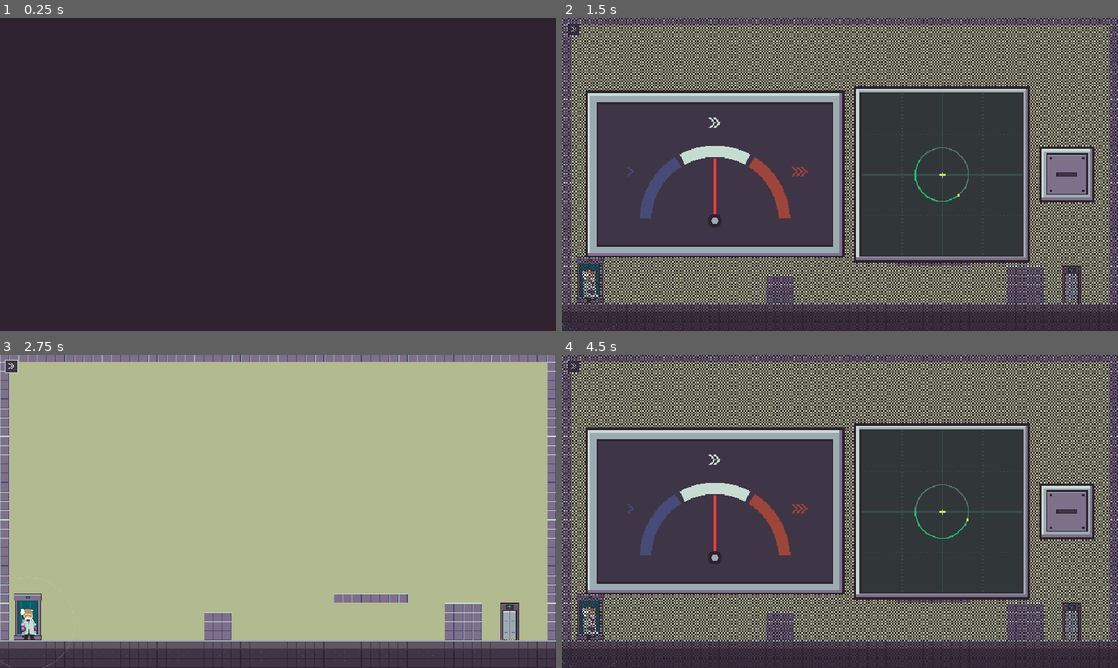
Above: before the commit, frames 1-4 (two rows, left to right).
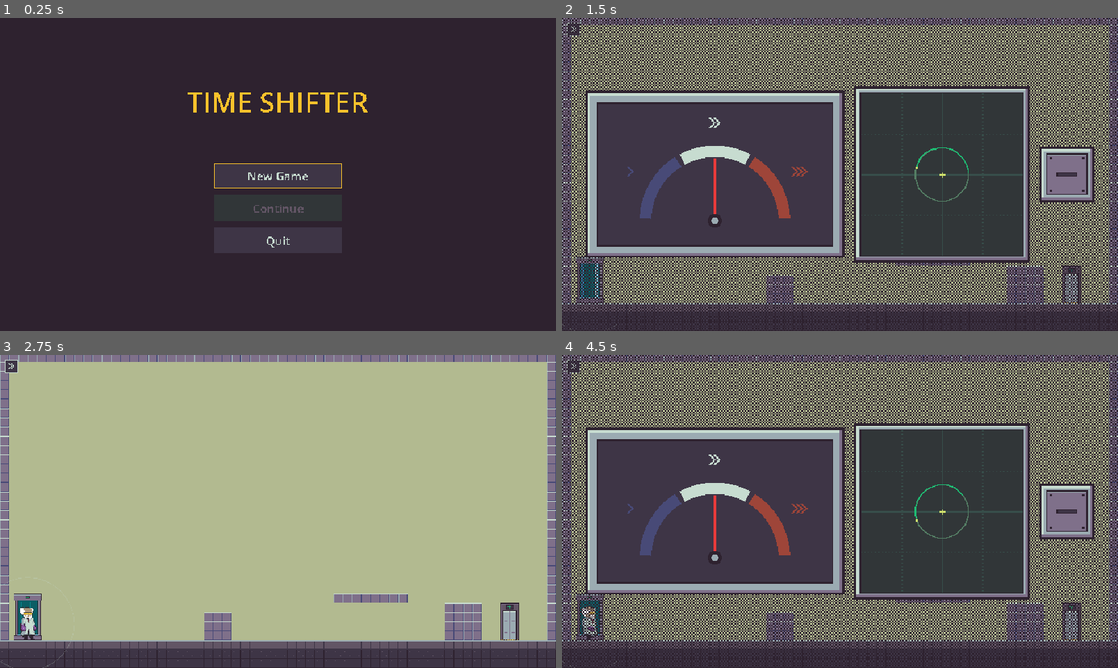
Above: after the commit, the same moments.

Repository: Nidrakon/game-off-2026
Game: Godot game, scene res://scenes/ui/title_screen.tscn
Two runs of this game, one before a commit and one after it. Both use one fixed random seed, a clock stepped at 60 frames per second and the inputs below. Before the commit the project starts from res://scenes/boot.tscn.
Inputs (mouse positions are in pixels of both pictures, inside the frame that each line leads up to):
- Up to frame 1 (0.25 s): no input
- Up to frame 2 (1.5 s): click (840, 174) at 0.5 s, where only the run after the commit has a clickable "New Game"; tap Enter at 1.25 s; move the mouse to (962, 158) at 1.27 s; hold D (move_right) from 1.28 s (still down); hold Shift (time_shifter_panel) from 1.28 s (still down); click (962, 158) at 1.42 s
- Up to frame 3 (2.75 s): tap Space (jump) at 1.52, 2 s; release D (move_right) at 2 s; release Shift (time_shifter_panel) at 2 s; drag from (155, 511) to (511, 627) at 2.02 s
- Up to frame 4 (4.5 s): move the mouse to (895, 442) at 2.77 s; hold A (move_left) 2.78-3.5 s; hold Shift (time_shifter_panel) 2.78-3.5 s; click (895, 442) at 2.92 s; tap Enter at 3.5 s; drag from (940, 511) to (673, 464) at 3.52 s; move the mouse to (1006, 558) at 4.27 s; hold D (move_right) from 4.28 s (still down); hold Shift (time_shifter_panel) from 4.28 s (still down); click (1006, 558) at 4.42 s

The runs differ from the first frame. In frame 1, 1.1% of the frame differs, in the area x 33-67%, y 23-74%; in frame 2, 0.2%; in frame 3, 0.1%; in frame 4, 0.1%.

Commit message:
Step 16: Title screen, save and load, test scenarios (v0.38)
- Title screen as main scene: New Game with confirmation, Continue, Quit (hidden on web)
- SaveGame autoload: JSON save in user:// with version, level, upgrades, flags; autosave at level start
- Dev menu: main menu, test scenarios with test mode, save state as scenario

Co-Authored-By: Claude Opus 5.5 <noreply@anthropic.com>

Diff:
--- /dev/null
+++ b/data/dev_scenarios/example_2_all_upgrades.json
@@ -0,0 +1,8 @@
+{
+	"name": "Example 2, all upgrades",
+	"order": 20,
+	"based_on": "new_game",
+	"scene": "res://scenes/levels/level_example_2.tscn",
+	"marker": "",
+	"save": { "upgrades": ["upgrade_radius", "upgrade_shape"], "flags": [] }
+}
--- /dev/null
+++ b/data/dev_scenarios/new_game.json
@@ -0,0 +1,7 @@
+{
+	"name": "New game",
+	"order": 0,
+	"scene": "res://scenes/levels/level_example_1.tscn",
+	"marker": "",
+	"save": { "upgrades": [], "flags": [] }
+}
--- /dev/null
+++ b/dialogues/menu.json
@@ -0,0 +1,9 @@
+{
+	"menu_title": "TIME SHIFTER",
+	"menu_new_game": "New Game",
+	"menu_continue": "Continue",
+	"menu_quit": "Quit",
+	"menu_confirm_new_game": "Start a new game?\nYour saved progress will be lost.",
+	"menu_yes": "Yes",
+	"menu_no": "No"
+}
--- a/project.godot
+++ b/project.godot
@@ -11,7 +11,7 @@
 [application]
 
 config/name="Time Shifter"
-run/main_scene="res://scenes/boot.tscn"
+run/main_scene="res://scenes/ui/title_screen.tscn"
 config/features=PackedStringArray("4.8", "GL Compatibility")
 boot_splash/bg_color=Color(0.18039216, 0.13333334, 0.18431373, 1)
 boot_splash/show_image=false
@@ -20,6 +20,7 @@
 
 Upgrades="*res://scripts/autoload/upgrades.gd"
 LevelFlow="*res://scripts/autoload/level_flow.gd"
+SaveGame="*res://scripts/autoload/save_game.gd"
 DevMenu="*res://scripts/autoload/dev_menu.gd"
 
 [display]
--- a/scenes/boot.tscn
+++ /dev/null
@@ -1,6 +0,0 @@
-[gd_scene load_steps=2 format=3]
-
-[ext_resource type="Script" path="res://scripts/levels/boot.gd" id="1_script"]
-
-[node name="Boot" type="Node"]
-script = ExtResource("1_script")
--- /dev/null
+++ b/scenes/ui/title_screen.tscn
@@ -0,0 +1,99 @@
+[gd_scene load_steps=2 format=3]
+
+[ext_resource type="Script" path="res://scripts/ui/title_screen.gd" id="1_script"]
+
+[node name="TitleScreen" type="Control"]
+process_mode = 3
+layout_mode = 3
+anchors_preset = 15
+anchor_right = 1.0
+anchor_bottom = 1.0
+grow_horizontal = 2
+grow_vertical = 2
+script = ExtResource("1_script")
+
+[node name="Background" type="ColorRect" parent="."]
+layout_mode = 1
+anchors_preset = 15
+anchor_right = 1.0
+anchor_bottom = 1.0
+grow_horizontal = 2
+grow_vertical = 2
+mouse_filter = 2
+color = Color(0.18039216, 0.13333334, 0.18431373, 1)
+
+[node name="Title" type="Label" parent="."]
+layout_mode = 1
+anchors_preset = 10
+anchor_right = 1.0
+offset_top = 110.0
+offset_bottom = 180.0
+grow_horizontal = 2
+text = "TIME SHIFTER"
+horizontal_alignment = 1
+vertical_alignment = 1
+
+[node name="Buttons" type="VBoxContainer" parent="."]
+layout_mode = 1
+anchors_preset = 5
+anchor_left = 0.5
+anchor_right = 0.5
+offset_left = -110.0
+offset_top = 250.0
+offset_right = 110.0
+offset_bottom = 420.0
+grow_horizontal = 2
+theme_override_constants/separation = 12
+
+[node name="NewGame" type="Button" parent="Buttons"]
+layout_mode = 2
+text = "New Game"
+
+[node name="Continue" type="Button" parent="Buttons"]
+layout_mode = 2
+text = "Continue"
+
+[node name="Quit" type="Button" parent="Buttons"]
+layout_mode = 2
+text = "Quit"
+
+[node name="Confirm" type="PanelContainer" parent="."]
+visible = false
+layout_mode = 1
+anchors_preset = 8
+anchor_left = 0.5
+anchor_top = 0.5
+anchor_right = 0.5
+anchor_bottom = 0.5
+offset_left = -190.0
+offset_top = -80.0
+offset_right = 190.0
+offset_bottom = 80.0
+grow_horizontal = 2
+grow_vertical = 2
+
+[node name="Box" type="VBoxContainer" parent="Confirm"]
+layout_mode = 2
+theme_override_constants/separation = 16
+alignment = 1
+
+[node name="Text" type="Label" parent="Confirm/Box"]
+layout_mode = 2
+text = "Start a new game?"
+horizontal_alignment = 1
+autowrap_mode = 3
+
+[node name="Answers" type="HBoxContainer" parent="Confirm/Box"]
+layout_mode = 2
+theme_override_constants/separation = 16
+alignment = 1
+
+[node name="Yes" type="Button" parent="Confirm/Box/Answers"]
+custom_minimum_size = Vector2(100, 0)
+layout_mode = 2
+text = "Yes"
+
+[node name="No" type="Button" parent="Confirm/Box/Answers"]
+custom_minimum_size = Vector2(100, 0)
+layout_mode = 2
+text = "No"
--- a/scripts/autoload/dev_menu.gd
+++ b/scripts/autoload/dev_menu.gd
@@ -6,12 +6,19 @@
 ## - F1: Menue oeffnen/schliessen (Spiel pausiert).
 ## - Strg + Linksklick: Professor an die Mausposition setzen (Teleport).
 ## - Unverwundbar, Zeit-Markierungen, Level neu starten, Level-Auswahl,
-##   alle Upgrades freischalten bzw. zuruecksetzen.
+##   alle Upgrades freischalten bzw. zuruecksetzen, Hauptmenue.
+## - Test-Szenarien (data/dev_scenarios/*.json): laden einen Spielstand und
+##   ein Level, als haette man bis dahin gespielt. Danach laeuft der
+##   Testmodus (gespeichert wird in eine Testdatei, der echte Spielstand
+##   bleibt unberuehrt). "Save state as scenario" legt aus dem aktuellen
+##   Stand ein neues Szenario an.
 ## Texte sind englisch und bewusst nicht in Datendateien: Das Menue ist kein
 ## Teil des Spiels.
 
 ## Ordner, deren Szenen in der Level-Auswahl erscheinen.
 const LEVEL_FOLDERS := ["res://scenes/levels", "res://scenes/test"]
+## Ordner der Test-Szenarien.
+const SCENARIO_FOLDER := "res://data/dev_scenarios"
 
 # Farben aus der Palette.
 const COLOR_BG := Color("2e222f")
@@ -31,6 +38,8 @@
 
 var _layer: CanvasLayer
 var _level_list: VBoxContainer
+var _scenario_list: VBoxContainer
+var _title_label: Label
 var _invulnerable_button: Button
 var _markers_button: Button
 
@@ -78,6 +87,8 @@
 	get_tree().paused = open
 	if open:
 		_fill_level_list()
+		_fill_scenario_list()
+		_title_label.text = "DEV MENU (F1)" + ("  -  TEST MODE" if SaveGame.test_mode else "")
 
 
 func _teleport_to(screen_position: Vector2) -> void:
@@ -98,6 +109,129 @@
 func _load_level(path: String) -> void:
 	_set_open(false)
 	get_tree().change_scene_to_file(path)
+
+
+func _go_to_main_menu() -> void:
+	_set_open(false)
+	LevelFlow.go_to(LevelFlow.TITLE_SCENE)
+
+
+## Alle Test-Szenarien. Schluessel = Kennung (Dateiname ohne Endung).
+func get_scenarios() -> Dictionary:
+	var result := {}
+	var dir := DirAccess.open(SCENARIO_FOLDER)
+	if dir == null:
+		return result
+	for file in dir.get_files():
+		if file.ends_with(".json"):
+			var data: Variant = JSON.parse_string(FileAccess.get_file_as_string(SCENARIO_FOLDER.path_join(file)))
+			if data is Dictionary:
+				result[file.get_basename()] = data
+	return result
+
+
+## Szenario mit allem, worauf es aufbaut ("based_on"), zusammengefuehrt.
+## Listen im Spielstand (Upgrades, Marken) werden vereinigt, sonst gilt der
+## Wert des Szenarios selbst.
+func resolve_scenario(id: String, all := {}, depth := 0) -> Dictionary:
+	if all.is_empty():
+		all = get_scenarios()
+	var own: Dictionary = all.get(id, {})
+	if own.is_empty() or depth > 16:
+		return {}
+	var result := {}
+	var save := {}
+	var base_id := str(own.get("based_on", ""))
+	if base_id != "":
+		result = resolve_scenario(base_id, all, depth + 1)
+		save = result.get("save", {}).duplicate(true)
+	for key in own:
+		if key != "save":
+			result[key] = own[key]
+	var own_save: Dictionary = own.get("save", {})
+	for key in own_save:
+		if own_save[key] is Array and save.get(key) is Array:
+			var merged: Array = save[key].duplicate()
+			for item in own_save[key]:
+				if not merged.has(item):
+					merged.append(item)
+			save[key] = merged
+		else:
+			save[key] = own_save[key]
+	result["save"] = save
+	return result
+
+
+## Laedt ein Test-Szenario: Spielstand uebernehmen, Testmodus an, Level laden,
+## Professor an den Startpunkt ("marker" bzw. "position") setzen.
+func load_scenario(id: String) -> void:
+	var data := resolve_scenario(id)
+	if data.is_empty():
+		push_warning("Szenario nicht gefunden: " + id)
+		return
+	_set_open(false)
+	SaveGame.test_mode = true
+	SaveGame.apply_data(data.get("save", {}))
+	LevelFlow.go_to(str(data.get("scene", "")))
+	await LevelFlow.level_changed
+	var professor := get_tree().get_first_node_in_group("player") as Node2D
+	if professor == null:
+		return
+	var marker := str(data.get("marker", ""))
+	var at: Node2D = null
+	if marker != "":
+		at = get_tree().current_scene.get_node_or_null(marker) as Node2D
+	if at:
+		professor.global_position = at.global_position
+	elif data.get("position") is Array and data.position.size() == 2:
+		professor.global_position = Vector2(data.position[0], data.position[1])
+
+
+## Legt aus dem aktuellen Stand ein neues Szenario an (Level, Position des
+## Professors, Spielstand). Gibt die Kennung zurueck.
+func save_state_as_scenario() -> String:
+	var scene := get_tree().current_scene
+	if scene == null:
+		return ""
+	var stamp := Time.get_datetime_string_from_system().replace(":", "").replace("-", "").replace("T", "_")
+	var id := "saved_" + stamp
+	var data := {
+		"name": "Saved %s (%s)" % [scene.scene_file_path.get_file().get_basename(), stamp],
+		"order": 100,
+		"scene": scene.scene_file_path,
+		"marker": "",
+		"save": SaveGame.get_data(),
+	}
+	var professor := get_tree().get_first_node_in_group("player") as Node2D
+	if professor:
+		data["position"] = [roundi(professor.global_position.x), roundi(professor.global_position.y)]
+	DirAccess.make_dir_recursive_absolute(SCENARIO_FOLDER)
+	var file := FileAccess.open(SCENARIO_FOLDER.path_join(id + ".json"), FileAccess.WRITE)
+	if file == null:
+		push_warning("Szenario kann nicht gespeichert werden.")
+		return ""
+	file.store_string(JSON.stringify(data, "\t"))
+	file.close()
+	if is_open:
+		_fill_scenario_list()
+	return id
+
+
+func _fill_scenario_list() -> void:
+	for child in _scenario_list.get_children():
+		child.queue_free()
+	var all := get_scenarios()
+	var ids := all.keys()
+	ids.sort_custom(func(a, b):
+		var oa := float(all[a].get("order", 0))
+		var ob := float(all[b].get("order", 0))
+		if oa != ob:
+			return oa < ob
+		return str(all[a].get("name", a)) < str(all[b].get("name", b)))
+	for id in ids:
+		var scenario_button := _make_button(str(all[id].get("name", id)))
+		scenario_button.pressed.connect(load_scenario.bind(id))
+		_scenario_list.add_child(scenario_button)
 
 
 ## Sucht alle Szenen in den Level-Ordnern und baut je einen Knopf.
@@ -126,16 +260,25 @@
 	add_child(_layer)
 
 	var panel := PanelContainer.new()
-	panel.position = Vector2(48, 48)
-	panel.custom_minimum_size = Vector2(280, 0)
+	panel.position = Vector2(24, 24)
 	panel.add_theme_stylebox_override("panel", _make_style(COLOR_BG, COLOR_BORDER, 8))
 	_layer.add_child(panel)
 
+	# Zwei Spalten: links Schalter und Aktionen, rechts Szenarien und Level.
+	var columns := HBoxContainer.new()
+	columns.add_theme_constant_override("separation", 16)
+	panel.add_child(columns)
 	var box := VBoxContainer.new()
 	box.add_theme_constant_override("separation", 6)
-	panel.add_child(box)
-
-	box.add_child(_make_label("DEV MENU (F1)", COLOR_TITLE))
+	box.custom_minimum_size = Vector2(260, 0)
+	columns.add_child(box)
+	var right := VBoxContainer.new()
+	right.add_theme_constant_override("separation", 6)
+	right.custom_minimum_size = Vector2(300, 0)
+	columns.add_child(right)
+
+	_title_label = _make_label("DEV MENU (F1)", COLOR_TITLE)
+	box.add_child(_title_label)
 
 	# Einfacher Umschaltknopf statt CheckButton: dessen Standard-Symbol hat
 	# geglaettete Kanten mit Farben ausserhalb der Palette.
@@ -163,16 +306,32 @@
 	reset_upgrades.pressed.connect(Upgrades.reset)
 	box.add_child(reset_upgrades)
 
-	box.add_child(_make_label("Levels", COLOR_TITLE))
+	var main_menu := _make_button("Main menu")
+	main_menu.pressed.connect(_go_to_main_menu)
+	box.add_child(main_menu)
+
+	box.add_child(_make_label("Ctrl + left click: teleport", COLOR_TEXT))
+
+	right.add_child(_make_label("Test scenarios", COLOR_TITLE))
+	var scenario_scroll := ScrollContainer.new()
+	scenario_scroll.custom_minimum_size = Vector2(0, 140)
+	scenario_scroll.horizontal_scroll_mode = ScrollContainer.SCROLL_MODE_DISABLED
+	right.add_child(scenario_scroll)
+	_scenario_list = VBoxContainer.new()
+	_scenario_list.size_flags_horizontal = Control.SIZE_EXPAND_FILL
+	scenario_scroll.add_child(_scenario_list)
+	var save_scenario := _make_button("Save state as scenario")
+	save_scenario.pressed.connect(save_state_as_scenario)
+	right.add_child(save_scenario)
+
+	right.add_child(_make_label("Levels", COLOR_TITLE))
 	var scroll := ScrollContainer.new()
 	scroll.custom_minimum_size = Vector2(0, 160)
 	scroll.horizontal_scroll_mode = ScrollContainer.SCROLL_MODE_DISABLED
-	box.add_child(scroll)
+	right.add_child(scroll)
 	_level_list = VBoxContainer.new()
 	_level_list.size_flags_horizontal = Control.SIZE_EXPAND_FILL
 	scroll.add_child(_level_list)
-
-	box.add_child(_make_label("Ctrl + left click: teleport", COLOR_TEXT))
 
 
 func _make_label(text: String, color: Color) -> Label:
--- a/scripts/autoload/level_flow.gd
+++ b/scripts/autoload/level_flow.gd
@@ -12,6 +12,8 @@
 
 ## Datei mit der Reihenfolge.
 const ORDER_FILE := "res://data/level_order.tres"
+## Titelbildschirm (Hauptmenue).
+const TITLE_SCENE := "res://scenes/ui/title_screen.tscn"
 ## Bildschirm nach dem letzten Level (vorlaeufig, bis das Ende gebaut ist).
 const END_SCENE := "res://scenes/ui/end_placeholder.tscn"
 ## Dauer je Abblend-Stufe (Sekunden).
@@ -96,6 +98,8 @@
 
 ## Abblenden (cover = true) bzw. wieder aufblenden.
 func _fade(cover: bool) -> void:
+	if _layer == null:
+		_build_overlay()
 	_layer.visible = true
 	if cover:
 		_dither.visible = true
@@ -110,6 +114,8 @@
 
 
 func _build_overlay() -> void:
+	if _layer != null:
+		return
 	_layer = CanvasLayer.new()
 	_layer.layer = 90
 	_layer.visible = false
--- /dev/null
+++ b/scripts/autoload/save_game.gd
@@ -0,0 +1,142 @@
+extends Node
+## Spielstand (Doku 2.7), globales System (Autoload "SaveGame"). Die einzige
+## Stelle im Code, die speichert und laedt.
+##
+## - Ein Spielstand als JSON-Datei in user:// (im Browser speichert Godot
+##   user:// dauerhaft im Browser-Speicher).
+## - Gespeichert wird automatisch zu Beginn jedes Levels aus der
+##   Levelreihenfolge (Level-Vorlage meldet sich hier).
+## - Inhalt: Versionsnummer, erreichtes Level (Kennung), freigeschaltete
+##   Upgrades, Fortschrittsmarken (Story Flags).
+## - Fehlt die Datei oder ist sie beschaedigt, gibt es keinen Spielstand
+##   (Continue ausgegraut); eine beschaedigte Datei wird als .bak beiseite
+##   gelegt.
+## - Testmodus (Entwickler-Menue, Doku 1.9): Nach dem Laden eines
+##   Test-Szenarios wird in eine eigene Testdatei gespeichert, der echte
+##   Spielstand bleibt unberuehrt.
+
+## Wird gesendet, nachdem gespeichert wurde.
+signal saved
+
+## Aktuelle Version des Spielstand-Formats. Bei Aenderungen erhoehen und in
+## _upgrade_data() alte Staende umwandeln.
+const VERSION := 1
+const SAVE_PATH := "user://savegame.json"
+const TEST_SAVE_PATH := "user://savegame_test.json"
+
+## Testmodus: speichert in die Testdatei.
+var test_mode := false
+
+## Kennung des zuletzt erreichten Levels (leer = noch keins).
+var current_level := ""
+var _flags := {}
+
+
+## Datei, in die gerade gespeichert wird.
+func get_save_path() -> String:
+	return TEST_SAVE_PATH if test_mode else SAVE_PATH
+
+
+## Gibt es einen gueltigen (echten) Spielstand? Fuer den Titelbildschirm.
+func has_save() -> bool:
+	return not _read(SAVE_PATH).is_empty()
+
+
+## Fortschrittsmarke setzen (z. B. "story_keycard_seen").
+func set_flag(id: String) -> void:
+	_flags[id] = true
+
+
+## Ist die Fortschrittsmarke gesetzt?
+func has_flag(id: String) -> bool:
+	return _flags.has(id)
+
+
+## Aktueller Stand als Daten (so, wie er gespeichert wird).
+func get_data() -> Dictionary:
+	return {
+		"version": VERSION,
+		"level": current_level,
+		"upgrades": Array(Upgrades.get_ids()),
+		"flags": _flags.keys(),
+	}
+
+
+## Stand aus Daten uebernehmen (Spielstand oder Test-Szenario).
+func apply_data(data: Dictionary) -> void:
+	current_level = str(data.get("level", ""))
+	Upgrades.set_ids(PackedStringArray(data.get("upgrades", [])))
+	_flags.clear()
+	for flag in data.get("flags", []):
+		_flags[str(flag)] = true
+
+
+## Speichert den aktuellen Stand.
+func save_game() -> void:
+	var path := get_save_path()
+	# Erst in eine Zwischendatei schreiben, dann umbenennen: Bricht das
+	# Schreiben ab, bleibt der alte Spielstand heil.
+	var temp := path + ".tmp"
+	var file := FileAccess.open(temp, FileAccess.WRITE)
+	if file == null:
+		push_warning("Spielstand: kann nicht schreiben (%s)" % error_string(FileAccess.get_open_error()))
+		return
+	file.store_string(JSON.stringify(get_data(), "\t"))
+	file.close()
+	DirAccess.rename_absolute(temp, path)
+	saved.emit()
+
+
+## Neues Spiel: alles zuruecksetzen (der alte Spielstand wird beim ersten
+## Level ueberschrieben) und das erste Level starten.
+func new_game() -> void:
+	test_mode = false
+	apply_data({})
+	LevelFlow.start_game()
+
+
+## Weiterspielen: Spielstand laden und am Anfang des erreichten Levels
+## starten. Gibt false zurueck, wenn es keinen gueltigen Spielstand gibt.
+func continue_game() -> bool:
+	test_mode = false
+	var data := _read(SAVE_PATH)
+	if data.is_empty():
+		return false
+	apply_data(data)
+	LevelFlow.go_to(_level_path(current_level))
+	return true
+
+
+## Vom Level aufgerufen (Level-Vorlage), sobald es startet. Nur Level aus der
+## Reihenfolge zaehlen als Fortschritt.
+func on_level_started(scene_path: String) -> void:
+	if LevelFlow.index_of(scene_path) < 0:
+		return
+	current_level = LevelFlow.get_level_id(scene_path)
+	save_game()
+
+
+## Szene zur Level-Kennung; unbekannt = erstes Level.
+func _level_path(level_id: String) -> String:
+	for path in LevelFlow.get_levels():
+		if LevelFlow.get_level_id(path) == level_id:
+			return path
+	var levels := LevelFlow.get_levels()
+	return levels[0] if not levels.is_empty() else LevelFlow.END_SCENE
+
+
+## Liest einen Spielstand; leer bei fehlender oder beschaedigter Datei.
+func _read(path: String) -> Dictionary:
+	if not FileAccess.file_exists(path):
+		return {}
+	var data: Variant = JSON.parse_string(FileAccess.get_file_as_string(path))
+	if not (data is Dictionary) or not data.has("version") or int(data.version) > VERSION:
+		push_warning("Spielstand beschaedigt oder zu neu, wird beiseite gelegt: " + path)
+		DirAccess.rename_absolute(path, path + ".bak")
+		return {}
+	return _upgrade_data(data)
+
+
+## Wandelt aeltere Spielstaende ins aktuelle Format um (bisher nur Version 1).
+func _upgrade_data(data: Dictionary) -> Dictionary:
+	return data
--- a/scripts/levels/boot.gd
+++ /dev/null
@@ -1,8 +0,0 @@
-extends Node
-## Startszene des Spiels (Hauptszene): startet sofort das erste Level der
-## Reihenfolge (data/level_order.tres). Wird mit Schritt 16 durch den
-## Titelbildschirm ersetzt.
-
-
-func _ready() -> void:
-	LevelFlow.start_game.call_deferred()
--- a/scripts/levels/level.gd
+++ b/scripts/levels/level.gd
@@ -3,7 +3,8 @@
 ## Grundlage jedes Levels (Doku 2.9, Level-Vorlage): Wurzel der Szene
 ## scenes/levels/level_base.tscn, von der alle Level erben. Stellt beim Start
 ## die Kameragrenzen automatisch auf die bemalte Flaeche des Bodens (Node
-## "Ground"), damit man sie nicht von Hand pflegen muss.
+## "Ground"), damit man sie nicht von Hand pflegen muss. Meldet den Start dem
+## Spielstand (automatisches Speichern am Levelanfang, Doku 2.7).
 
 ## Kameragrenzen automatisch aus den Tiles von "Ground" setzen.
 @export var auto_camera_limits := true
@@ -12,6 +13,7 @@
 func _ready() -> void:
 	if auto_camera_limits:
 		_fit_camera_to_ground()
+	SaveGame.on_level_started(scene_file_path)
 
 
 func _fit_camera_to_ground() -> void:
--- a/scripts/ui/end_placeholder.gd
+++ b/scripts/ui/end_placeholder.gd
@@ -1,7 +1,7 @@
 extends Control
 ## Vorlaeufiger Endbildschirm (Doku 2.9): erscheint nach dem letzten Level der
-## Reihenfolge, bis das echte Ende gebaut ist. Taste oder Klick startet das
-## Spiel von vorn.
+## Reihenfolge, bis das echte Ende gebaut ist. Taste oder Klick fuehrt zum
+## Titelbildschirm.
 
 ## Erst nach dieser Zeit reagiert er auf Tasten (Sekunden), damit ein noch
 ## gehaltener Sprung ihn nicht sofort ueberspringt.
@@ -18,4 +18,4 @@
 	if _wait > 0.0:
 		return
 	if (event is InputEventKey or event is InputEventMouseButton) and event.is_pressed() and not event.is_echo():
-		LevelFlow.start_game()
+		LevelFlow.go_to(LevelFlow.TITLE_SCENE)
--- /dev/null
+++ b/scripts/ui/title_screen.gd
@@ -0,0 +1,143 @@
+extends Control
+## Titelbildschirm (Doku 2.5), Hauptszene des Spiels: New Game, Continue,
+## Quit.
+## - Continue ist nur aktiv, wenn es einen Spielstand gibt.
+## - New Game fragt nach, wenn es schon einen Spielstand gibt (er wird
+##   ueberschrieben).
+## - Quit fehlt im Browser (ein Browser-Spiel kann sich nicht beenden).
+## Bedienbar mit Maus und Tastatur (Pfeiltasten, Enter). Texte aus
+## dialogues/menu.json, nur Palettenfarben.
+
+const TEXT_FILE := "res://dialogues/menu.json"
+
+# Farben aus der Palette.
+const COLOR_BG := Color("2e222f")
+const COLOR_TITLE := Color("f9c22b")
+const COLOR_BUTTON := Color("3e3546")
+const COLOR_HOVER := Color("484a77")
+const COLOR_PRESSED := Color("4d65b4")
+const COLOR_FOCUS := Color("f9c22b")
+const COLOR_TEXT := Color("c7dcd0")
+const COLOR_DISABLED := Color("313638")
+const COLOR_DISABLED_TEXT := Color("625565")
+const COLOR_PANEL := Color("2e222f")
+const COLOR_PANEL_BORDER := Color("7f708a")
+
+var _texts := {}
+
+@onready var _title: Label = $Title
+@onready var _new_game: Button = $Buttons/NewGame
+@onready var _continue: Button = $Buttons/Continue
+@onready var _quit: Button = $Buttons/Quit
+@onready var _confirm: PanelContainer = $Confirm
+@onready var _confirm_text: Label = $Confirm/Box/Text
+@onready var _yes: Button = $Confirm/Box/Answers/Yes
+@onready var _no: Button = $Confirm/Box/Answers/No
+
+
+func _ready() -> void:
+	get_tree().paused = false
+	_texts = _load_texts()
+	theme = _make_theme()
+	_title.text = _text("menu_title")
+	_title.add_theme_color_override("font_color", COLOR_TITLE)
+	_title.add_theme_font_size_override("font_size", 48)
+	_new_game.text = _text("menu_new_game")
+	_continue.text = _text("menu_continue")
+	_quit.text = _text("menu_quit")
+	_confirm_text.text = _text("menu_confirm_new_game")
+	_yes.text = _text("menu_yes")
+	_no.text = _text("menu_no")
+	_confirm.add_theme_stylebox_override("panel", _box(COLOR_PANEL, COLOR_PANEL_BORDER, 2, 16))
+
+	_continue.disabled = not SaveGame.has_save()
+	_quit.visible = not OS.has_feature("web")
+	_confirm.visible = false
+
+	_new_game.pressed.connect(_on_new_game)
+	_continue.pressed.connect(_on_continue)
+	_quit.pressed.connect(_on_quit)
+	_yes.pressed.connect(_start_new_game)
+	_no.pressed.connect(_close_confirm)
+	(_continue if not _continue.disabled else _new_game).grab_focus()
+
+
+func _unhandled_input(event: InputEvent) -> void:
+	if _confirm.visible and event.is_action_pressed("ui_cancel"):
+		_close_confirm()
+		get_viewport().set_input_as_handled()
+
+
+func _on_new_game() -> void:
+	if SaveGame.has_save():
+		_confirm.visible = true
+		_set_menu_enabled(false)
+		_no.grab_focus()
+	else:
+		_start_new_game()
+
+
+func _on_continue() -> void:
+	_set_menu_enabled(false)
+	if not SaveGame.continue_game():
+		_set_menu_enabled(true)
+		_continue.disabled = true
+
+
+func _on_quit() -> void:
+	get_tree().quit()
+
+
+func _start_new_game() -> void:
+	_confirm.visible = false
+	_set_menu_enabled(false)
+	SaveGame.new_game()
+
+
+func _close_confirm() -> void:
+	_confirm.visible = false
+	_set_menu_enabled(true)
+	_new_game.grab_focus()
+
+
+func _set_menu_enabled(enabled: bool) -> void:
+	for button in [_new_game, _continue, _quit]:
+		button.focus_mode = Control.FOCUS_ALL if enabled else Control.FOCUS_NONE
+		button.mouse_filter = Control.MOUSE_FILTER_STOP if enabled else Control.MOUSE_FILTER_IGNORE
+
+
+func _text(id: String) -> String:
+	return str(_texts.get(id, id))
+
+
+func _load_texts() -> Dictionary:
+	var data: Variant = JSON.parse_string(FileAccess.get_file_as_string(TEXT_FILE))
+	return data if data is Dictionary else {}
+
+
+func _make_theme() -> Theme:
+	var t := Theme.new()
+	t.set_stylebox("normal", "Button", _box(COLOR_BUTTON, COLOR_BUTTON, 1, 8))
+	t.set_stylebox("hover", "Button", _box(COLOR_HOVER, COLOR_HOVER, 1, 8))
+	t.set_stylebox("pressed", "Button", _box(COLOR_PRESSED, COLOR_PRESSED, 1, 8))
+	t.set_stylebox("hover_pressed", "Button", _box(COLOR_PRESSED, COLOR_PRESSED, 1, 8))
+	t.set_stylebox("disabled", "Button", _box(COLOR_DISABLED, COLOR_DISABLED, 1, 8))
+	t.set_stylebox("focus", "Button", _box(Color(0, 0, 0, 0), COLOR_FOCUS, 2, 8))
+	for state in ["font_color", "font_hover_color", "font_pressed_color", "font_hover_pressed_color", "font_focus_color"]:
+		t.set_color(state, "Button", COLOR_TEXT)
+	t.set_color("font_disabled_color", "Button", COLOR_DISABLED_TEXT)
+	t.set_font_size("font_size", "Button", 20)
+	t.set_color("font_color", "Label", COLOR_TEXT)
+	t.set_font_size("font_size", "Label", 18)
+	return t
+
+
+func _box(fill: Color, border: Color, border_width: int, padding: int) -> StyleBoxFlat:
+	var style := StyleBoxFlat.new()
+	style.bg_color = fill
+	style.draw_center = fill.a > 0.0
+	style.border_color = border
+	style.set_border_width_all(border_width)
+	style.set_content_margin_all(padding)
+	style.anti_aliasing = false
+	return style
Not shown, added: scripts/autoload/save_game.gd.uid
Not shown, removed: scripts/levels/boot.gd.uid
Not shown, added: scripts/ui/title_screen.gd.uid
Not shown, changed: projektdokumentation.md
Not shown, changed: versionsprotokoll.md
